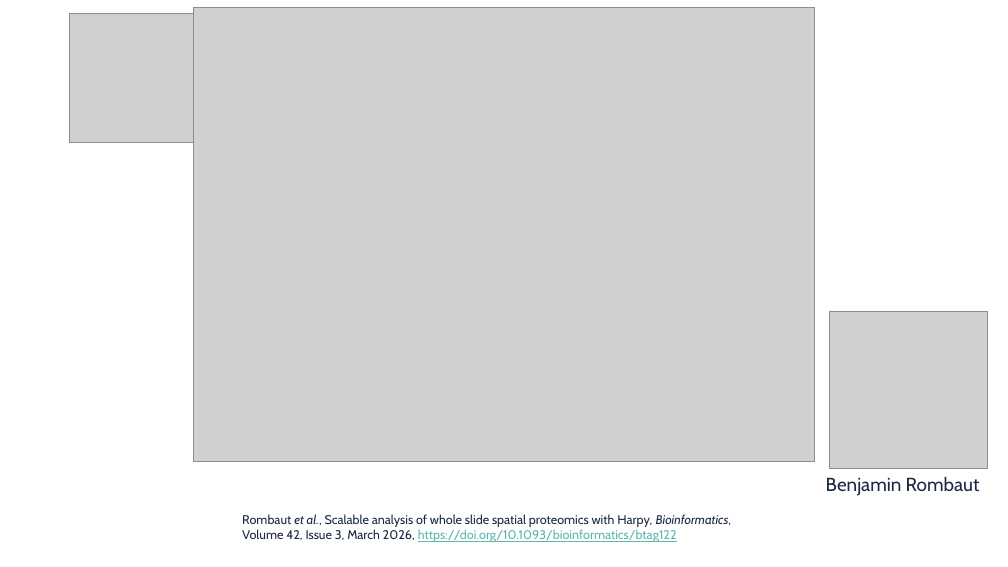
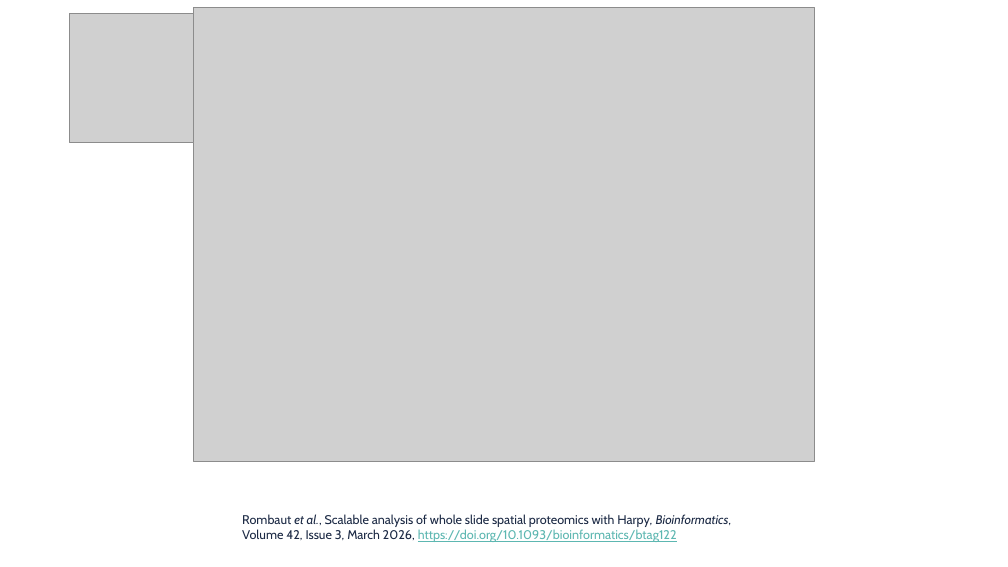
Before and after one commit to vibspatial/targeted_transcriptomics_training, a slide deck: slide 7 of presentations/Introduction.pptx (slide 9 before the commit). Drawn at 1008x567 pixels with LibreOffice and Linux fonts; fonts in the diff are those of the drawing; grey boxes stand for pictures; background and template pictures are left out. Boxes give left, top, right and bottom in pixels: in the first picture for what was removed or moved away, otherwise in the second. Text is boxed around its words. In the diff, an @@ line names an element or a change of style, - is before the commit and + after.

```diff
--- a/presentations/Introduction.pptx
+++ b/presentations/Introduction.pptx
@@ picture removed at [830,312,987,469] @@
@@ text removed at [826,477,980,496] @@
-Benjamin Rombaut
```
Also in this commit, not shown: 3 other slides changed, 2 slides removed, 1 other file.
